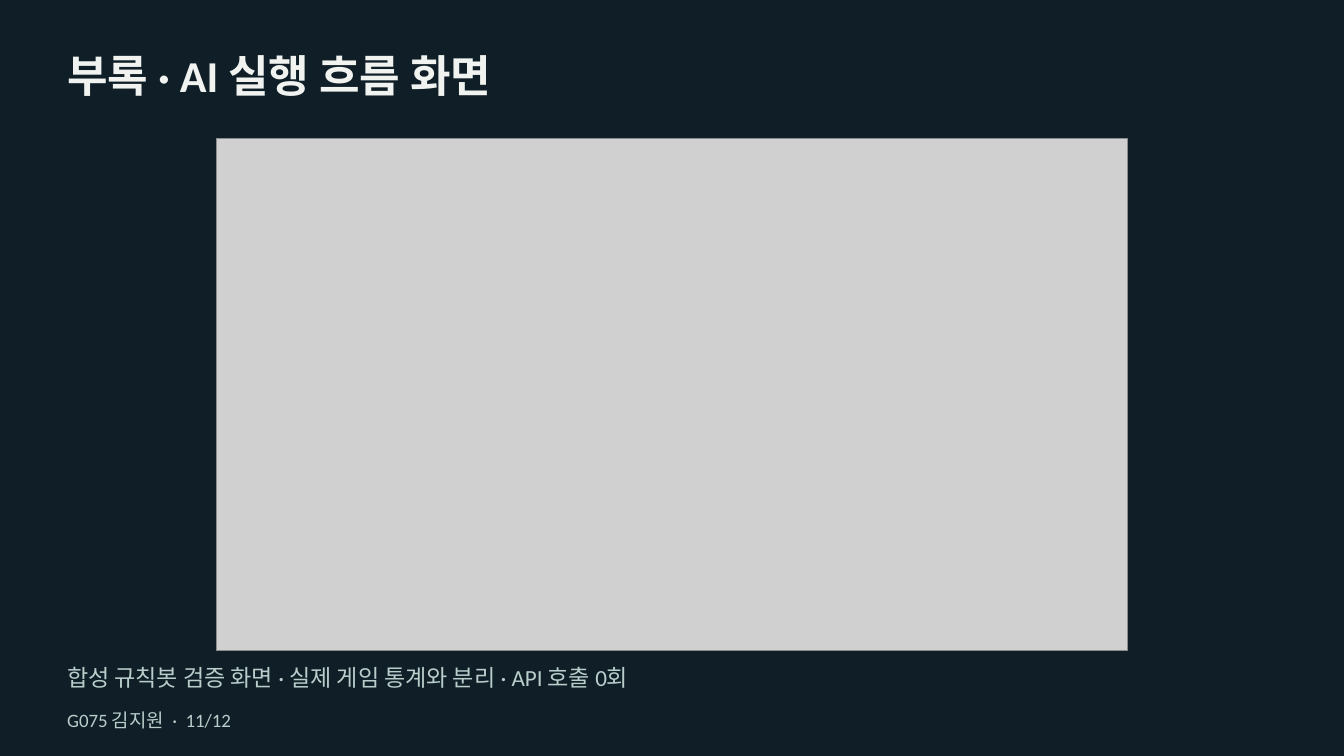
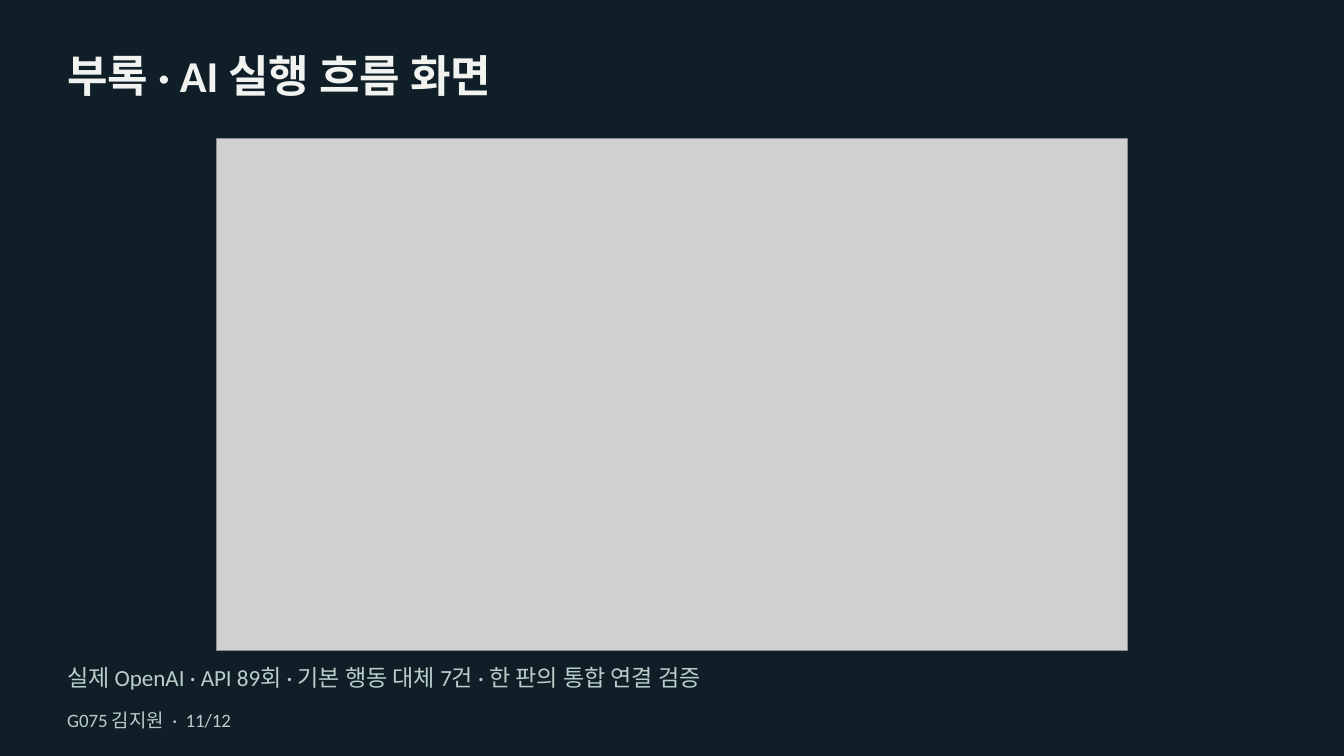
Before and after one commit to xixvivji/deduction-game, a slide deck: slide 11 of docs/presentation/G075_김지원_밤의증언_AI운영개선.pptx. Drawn at 1344x756 pixels with LibreOffice and Linux fonts; fonts in the diff are those of the drawing; grey boxes stand for pictures. Boxes give left, top, right and bottom in pixels: in the first picture for what was removed or moved away, otherwise in the second. Text is boxed around its words. In the diff, an @@ line names an element or a change of style, - is before the commit and + after.

Commit message:
docs: Docker 실게임 검증과 최종 발표자료 반영

```diff
--- a/docs/presentation/G075_김지원_밤의증언_AI운영개선.pptx
+++ b/docs/presentation/G075_김지원_밤의증언_AI운영개선.pptx
@@ text at bbox=[67, 666, 700, 690]: text changed @@
-합성 규칙봇 검증 화면 · 실제 게임 통계와 분리 · API 호출 0회
+실제 OpenAI · API 89회 · 기본 행동 대체 7건 · 한 판의 통합 연결 검증
```
Also in this commit, not shown: 2 other slides changed, 6 other files.
